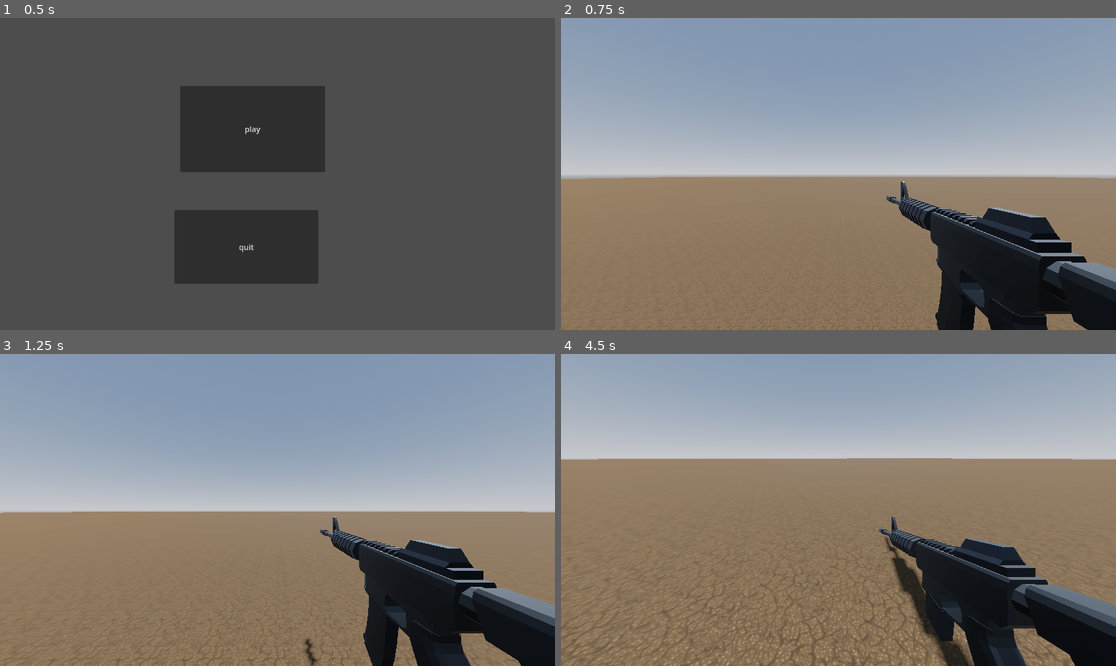
Above: before the commit, frames 1-4 (two rows, left to right).
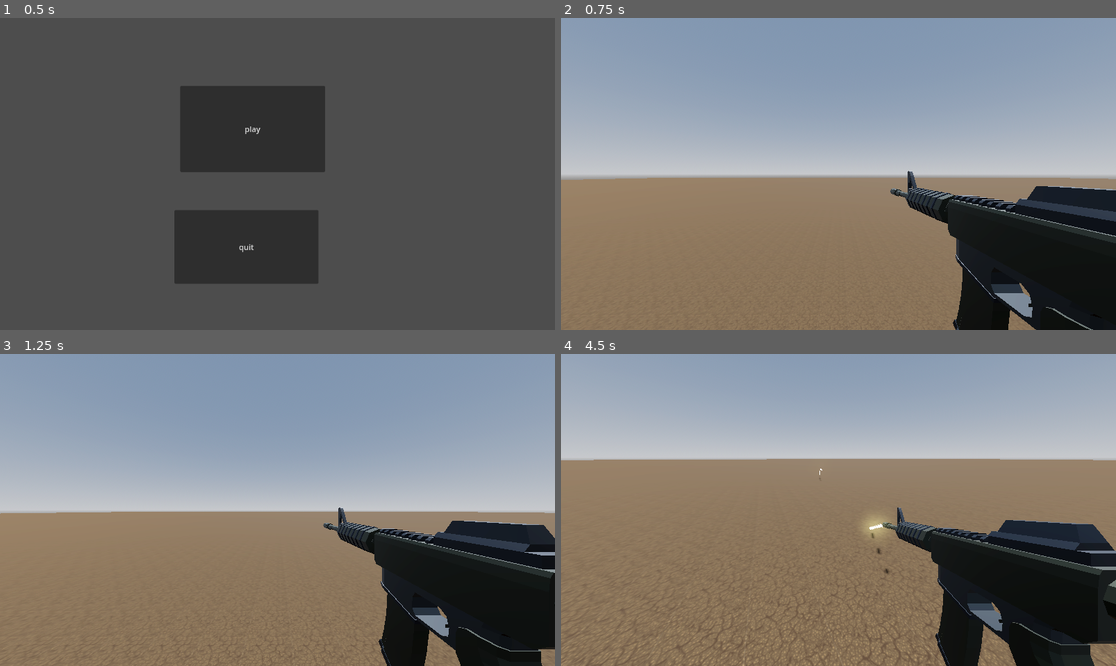
Above: after the commit, the same moments.

Repository: AttixSpace/fps
Game: Godot game, scene res://Scenes/main.tscn
Two runs of this game, one before a commit and one after it. Both use one fixed random seed, a clock stepped at 60 frames per second and the inputs below.
Inputs (mouse positions are in pixels of both pictures, inside the frame that each line leads up to):
- Up to frame 1 (0.5 s): no input
- Up to frame 2 (0.75 s): click "play" at 0.5 s
- Up to frame 3 (1.25 s): no input
- Up to frame 4 (4.5 s): tap Enter (ui_accept) at 1.25, 1.52, 2.27, 3.77 s; move the mouse to (866, 510) at 1.27 s; press the mouse at (866, 510) at 1.28 s; hold Up (ui_up) from 1.28 s (still down); move the mouse to (810, 510) at 2.02 s; release the mouse at (810, 510) at 2.03 s; click (810, 510) at 2.1 s; move the mouse to (849, 503) at 2.77 s; press the mouse at (849, 503) at 2.78 s; move the mouse to (832, 516) at 3.52 s; release the mouse at (832, 516) at 3.53 s; click (832, 516) at 3.6 s; move the mouse to (877, 513) at 4.27 s; press the mouse at (877, 513) at 4.28 s

Frame 1 is identical in both runs. In frame 2, 8.6% of the frame differs, in the area x 0-100%, y 48-100%; in frame 3, 10%; in frame 4, 14%, in the area x 0-100%, y 33-100%.
Error after the commit: Invalid access to property or key 'timer' on a base object of type 'SceneTreeTimer'. (res://Bullet.gd:22)

Commit message:
Shooting

Diff:
--- /dev/null
+++ b/Bullet.gd
@@ -0,0 +1,27 @@
+extends Node3D
+
+
+const SPEED = 40.0
+
+@onready var mesh = $MeshInstance3D
+@onready var ray = $RayCast3D
+@onready var particles = $CPUParticles3D
+
+
+# Called when the node enters the scene tree for the first time.
+func _ready():
+	pass # Replace with function body.
+
+
+# Called every frame. 'delta' is the elapsed time since the previous frame.
+func _process(delta):
+	position += transform.basis * Vector3(0, 0, -SPEED) * delta
+	if ray.is_colliding():
+		mesh.visible = false
+		particles.emitting = true
+		await get_tree().create_timer(1.0).timer
+		queue_free()
+
+
+func _on_timer_timeout():
+	queue_free()
--- /dev/null
+++ b/Bullet.tscn
@@ -0,0 +1,48 @@
+[gd_scene load_steps=6 format=3 uid="uid://8p7xton7sckj"]
+
+[ext_resource type="Script" path="res://Bullet.gd" id="1_t2uw5"]
+
+[sub_resource type="BoxMesh" id="BoxMesh_6cwck"]
+size = Vector3(0.05, 0.05, 0.75)
+
+[sub_resource type="StandardMaterial3D" id="StandardMaterial3D_ndbnr"]
+albedo_color = Color(1, 0.835294, 0.321569, 1)
+emission_enabled = true
+emission = Color(1, 0.819608, 0.313726, 1)
+emission_energy_multiplier = 6.03
+
+[sub_resource type="StandardMaterial3D" id="StandardMaterial3D_58twm"]
+albedo_color = Color(0.945098, 1, 0.301961, 1)
+emission_enabled = true
+emission = Color(0.701961, 0.65098, 0.184314, 1)
+
+[sub_resource type="BoxMesh" id="BoxMesh_ch1fu"]
+size = Vector3(0.04, 0.05, 0.04)
+
+[node name="Bullet" type="Node3D"]
+script = ExtResource("1_t2uw5")
+
+[node name="MeshInstance3D" type="MeshInstance3D" parent="."]
+mesh = SubResource("BoxMesh_6cwck")
+surface_material_override/0 = SubResource("StandardMaterial3D_ndbnr")
+
+[node name="RayCast3D" type="RayCast3D" parent="."]
+target_position = Vector3(0, 0, -0.5)
+
+[node name="CPUParticles3D" type="CPUParticles3D" parent="."]
+transform = Transform3D(1, 0, 0, 0, 1, 0, 0, 0, 1, 0, 0, -0.381405)
+material_override = SubResource("StandardMaterial3D_58twm")
+emitting = false
+one_shot = true
+explosiveness = 1.0
+mesh = SubResource("BoxMesh_ch1fu")
+direction = Vector3(0, 0, 1)
+initial_velocity_min = 3.0
+initial_velocity_max = 5.0
+
+[node name="Timer" type="Timer" parent="."]
+wait_time = 10.0
+one_shot = true
+autostart = true
+
+[connection signal="timeout" from="Timer" to="." method="_on_timer_timeout"]
--- a/character.gd
+++ b/character.gd
@@ -15,10 +15,15 @@
 const BASE_FOV = 75.0
 const FOV_CHANGE = 1.5
 
+var bullet = load("res://Bullet.tscn")
+var instance
+
+
 
 @onready var head = $head
 @onready var camera = $head/Camera3D
-
+@onready var gun_anim = $"head/Camera3D/Assault Rifle/AnimationPlayer"
+@onready var gun_barrel = $"head/Camera3D/Assault Rifle/RayCast3D"
 
 func _ready():
 	Input.set_mouse_mode(Input.MOUSE_MODE_CAPTURED)
@@ -71,6 +76,17 @@
 	var target_fov = BASE_FOV + FOV_CHANGE * velocity_clamped
 	camera.fov = lerp(camera.fov, target_fov, delta * 8.0)
 
+
+	if Input.is_action_pressed("shoot"):
+		if !gun_anim.is_playing():
+			gun_anim.play("shoot")
+			instance = bullet.instantiate()
+			instance.position = gun_barrel.global_position
+			instance.transform.basis = gun_barrel.global_transform.basis
+			get_parent().add_child(instance)
+
+
+
 	move_and_slide()
 
 func jumpreset():
--- a/character.tscn
+++ b/character.tscn
@@ -20,7 +20,7 @@
 [node name="head" type="Node3D" parent="."]
 
 [node name="Camera3D" type="Camera3D" parent="head"]
-transform = Transform3D(1, 0, 0, 0, 1, 0, 0, 0, 1, 0, 2, 0)
+transform = Transform3D(1, 0, 0.000924945, 0, 1, 0, -0.000924945, 0, 1, 0, 2.55163, 0)
 
-[node name="Assault Rifle2" parent="head/Camera3D" instance=ExtResource("2_0prwb")]
-transform = Transform3D(-2.18557e-08, 0, 0.5, 0, 0.63, 0, -0.5, 0, -2.18557e-08, 1, -1, -1)
+[node name="Assault Rifle" parent="head/Camera3D" instance=ExtResource("2_0prwb")]
+transform = Transform3D(-0.499999, 0, -0.000855251, 0, 0.63, 0, 0.000855251, 0, -0.499999, 1, -0.839821, -0.692542)
--- a/project.godot
+++ b/project.godot
@@ -54,3 +54,8 @@
 "events": [Object(InputEventKey,"resource_local_to_scene":false,"resource_name":"","device":0,"window_id":0,"alt_pressed":false,"shift_pressed":true,"ctrl_pressed":false,"meta_pressed":false,"pressed":false,"keycode":0,"physical_keycode":87,"key_label":0,"unicode":0,"echo":false,"script":null)
 ]
 }
+shoot={
+"deadzone": 0.5,
+"events": [null, Object(InputEventMouseButton,"resource_local_to_scene":false,"resource_name":"","device":-1,"window_id":0,"alt_pressed":false,"shift_pressed":false,"ctrl_pressed":false,"meta_pressed":false,"button_mask":1,"position":Vector2(103, 17),"global_position":Vector2(107, 60),"factor":1.0,"button_index":1,"canceled":false,"pressed":true,"double_click":false,"script":null)
+]
+}
--- a/rifle.tscn
+++ b/rifle.tscn
@@ -1,9 +1,50 @@
-[gd_scene load_steps=2 format=3 uid="uid://de4ds3deuhnmt"]
+[gd_scene load_steps=5 format=3 uid="uid://de4ds3deuhnmt"]
 
 [ext_resource type="PackedScene" uid="uid://br1t7ln3siwhn" path="res://Scenes/Assault Rifle.glb" id="1_d3vi6"]
 
+[sub_resource type="StandardMaterial3D" id="StandardMaterial3D_wm6t8"]
+albedo_color = Color(0.196078, 0.207843, 0.180392, 1)
+metallic = 0.66
+metallic_specular = 0.32
+roughness = 0.45
+
+[sub_resource type="Animation" id="Animation_v8urk"]
+resource_name = "Shoot"
+length = 0.1
+step = 0.01
+tracks/0/type = "value"
+tracks/0/imported = false
+tracks/0/enabled = true
+tracks/0/path = NodePath("RootNode/AssaultRifle2_1:position")
+tracks/0/interp = 1
+tracks/0/loop_wrap = true
+tracks/0/keys = {
+"times": PackedFloat32Array(0, 0.01, 0.1),
+"transitions": PackedFloat32Array(1, 1, 1),
+"update": 0,
+"values": [Vector3(0, 0, 0), Vector3(-0.05, 0, 0), Vector3(0, 0, 0)]
+}
+
+[sub_resource type="AnimationLibrary" id="AnimationLibrary_g6tbq"]
+_data = {
+"Shoot": SubResource("Animation_v8urk")
+}
+
 [node name="Assault Rifle" instance=ExtResource("1_d3vi6")]
-transform = Transform3D(0.56, 0, 0, 0, 0.72, 0, 0, 0, 0.64, 0, 0, 0)
+transform = Transform3D(-0.559995, 0, 0.00261382, 0, 0.72, 0, -0.00228709, 0, -0.639995, 0, 0, 0)
 
 [node name="RootNode" parent="." index="0"]
-transform = Transform3D(1.61087, 0, 0, 0, 1.30744, 0, 0, 0, 1.77488, 0, 0, 0)
+transform = Transform3D(-0.000674673, 0, -1.77488, 0, 1.30744, 0, 1.61087, 0, -0.000743366, 0, 0, 0)
+
+[node name="AssaultRifle2_1" parent="RootNode" index="0"]
+cast_shadow = 0
+surface_material_override/0 = SubResource("StandardMaterial3D_wm6t8")
+
+[node name="AnimationPlayer" type="AnimationPlayer" parent="." index="1"]
+libraries = {
+"": SubResource("AnimationLibrary_g6tbq")
+}
+
+[node name="RayCast3D" type="RayCast3D" parent="." index="2"]
+transform = Transform3D(-0.973145, -0.2302, -0.000951102, -0.230202, 0.973146, 0.000822651, 0.000736182, 0.0010195, -1, -0.0263444, 0.890774, 5.39944)
+target_position = Vector3(0, 0, 1)
